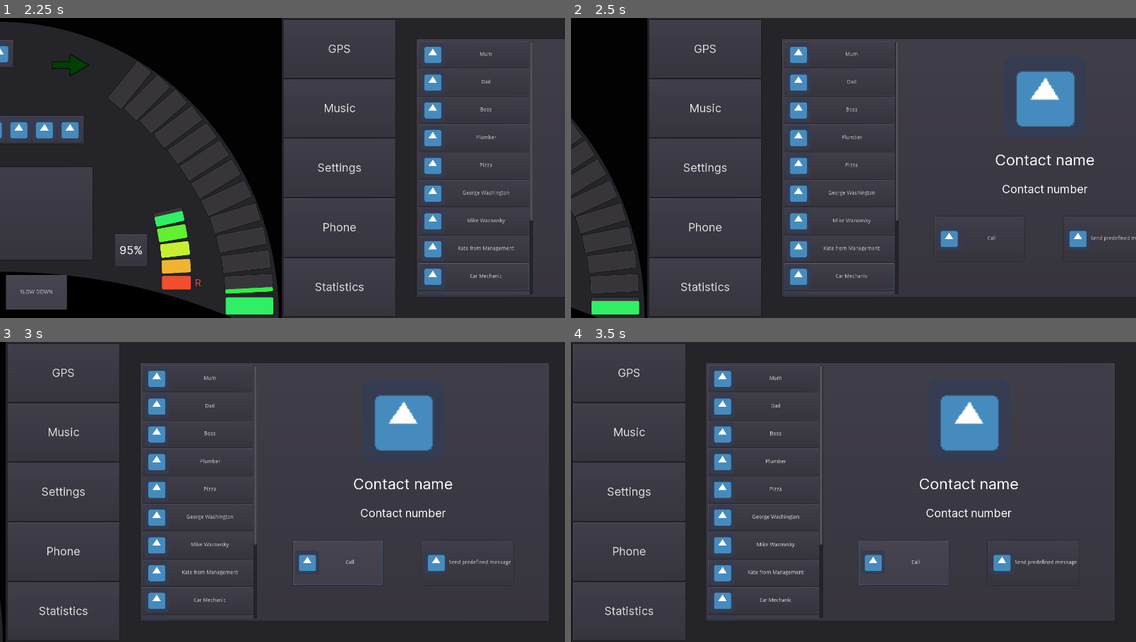
Above: before the commit, frames 1-4 (two rows, left to right).
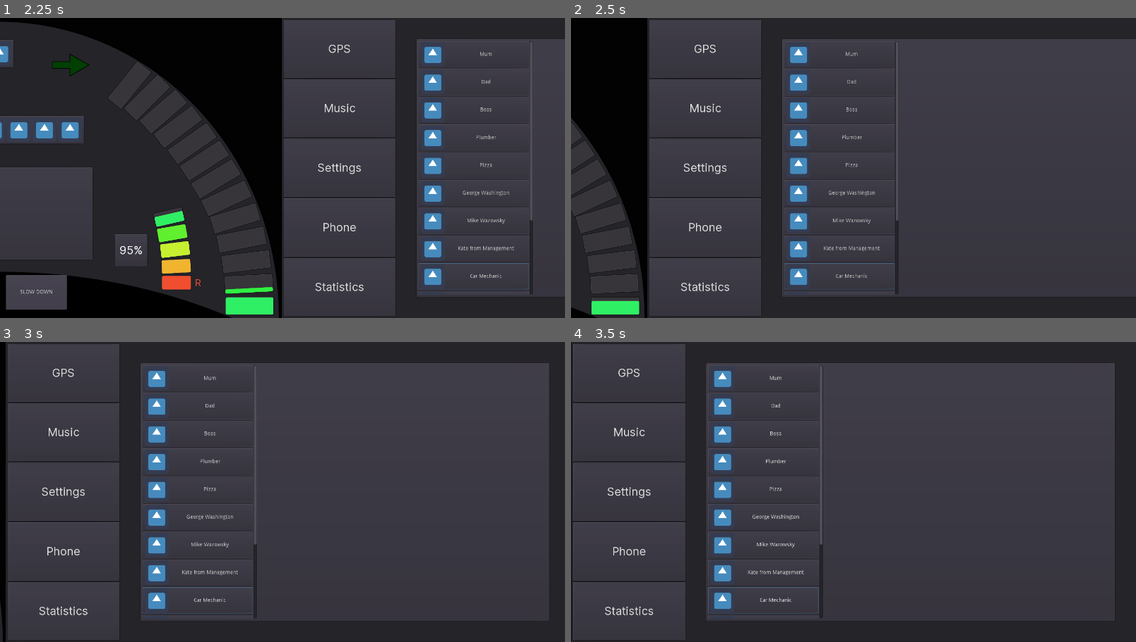
Above: after the commit, the same moments.

Repository: przadkap/car-dashboard
Game: Godot game, scene res://BTWScreen/BehindTheWheelScreen.tscn
The game is run twice, just before and just after one commit, with the same random seed, the same clock (stepped at 60 frames per second) and the same inputs. The engine's default icon, where the game draws it, is replaced by a stand-in: a white triangle on a blue panel in a dark square. Sound files missing from this copy of the repository are replaced by a short silence.
Inputs (mouse positions are in pixels of both pictures, inside the frame that each line leads up to):
- Up to frame 1 (2.25 s): click "ACCELERATE" at 0.5 s; click "SLOW DOWN" at 1.25 s; tap Enter at 2 s; hold Right from 2.03 s (still down); tap 0 at 2.1 s
- Up to frame 2 (2.5 s): keep holding Right
- Up to frame 3 (3 s): release Right at 2.75 s; click (350, 564) at 2.75 s, where only the run before the commit has a clickable "Call"
- Up to frame 4 (3.5 s): no input

Frame 1 is identical in both runs. In frame 2, 2.7% of the frame differs, in the area x 65-100%, y 17-77%; in frame 3, 2.9%; in frame 4, 2.9%, in the area x 24-90%, y 17-91%.

Commit message:
add call sound

Diff:
--- a/Car Dashboard/BTWScreen/BehindTheWheelScreen.tscn
+++ b/Car Dashboard/BTWScreen/BehindTheWheelScreen.tscn
@@ -21,6 +21,10 @@
 [ext_resource path="res://BTWScreen/MultimediaScreen.gd" type="Script" id=19]
 [ext_resource path="res://MMScreen/ContactList.gd" type="Script" id=20]
 [ext_resource path="res://MMScreen/Panel.gd" type="Script" id=21]
+[ext_resource path="res://MMScreen/Phone.gd" type="Script" id=22]
+[ext_resource path="res://music/call.ogg" type="AudioStream" id=23]
+[ext_resource path="res://MMScreen/CallButton.gd" type="Script" id=24]
+[ext_resource path="res://MMScreen/CallTimer.gd" type="Script" id=25]
 
 [sub_resource type="DynamicFont" id=1]
 size = 100
@@ -972,6 +976,7 @@
 margin_top = 50.0
 margin_right = 1139.0
 margin_bottom = 740.0
+script = ExtResource( 22 )
 
 [node name="HBoxContainer" type="HBoxContainer" parent="MultimediaScreen/PanelContainer/SideSeparator/Content/Phone"]
 margin_left = 7.0
@@ -1163,45 +1168,55 @@
 size_flags_stretch_ratio = 2.0
 
 [node name="MarginContainer" type="MarginContainer" parent="MultimediaScreen/PanelContainer/SideSeparator/Content/Phone/HBoxContainer/Panel/VBoxContainer/HBoxContainer"]
-margin_right = 338.0
+margin_right = 340.0
 margin_bottom = 219.0
 size_flags_horizontal = 3
 size_flags_vertical = 3
-custom_constants/margin_right = 50
-custom_constants/margin_top = 50
-custom_constants/margin_left = 50
-custom_constants/margin_bottom = 50
+custom_constants/margin_right = 30
+custom_constants/margin_top = 30
+custom_constants/margin_left = 30
+custom_constants/margin_bottom = 30
 
 [node name="Call" type="Button" parent="MultimediaScreen/PanelContainer/SideSeparator/Content/Phone/HBoxContainer/Panel/VBoxContainer/HBoxContainer/MarginContainer"]
-margin_left = 50.0
-margin_top = 50.0
-margin_right = 288.0
-margin_bottom = 169.0
-size_flags_horizontal = 3
-size_flags_vertical = 3
+margin_left = 30.0
+margin_top = 30.0
+margin_right = 310.0
+margin_bottom = 189.0
+size_flags_horizontal = 3
+size_flags_vertical = 3
+toggle_mode = true
 text = "Call"
 icon = ExtResource( 5 )
+script = ExtResource( 24 )
+
+[node name="Timer" type="Timer" parent="MultimediaScreen/PanelContainer/SideSeparator/Content/Phone/HBoxContainer/Panel/VBoxContainer/HBoxContainer/MarginContainer"]
+wait_time = 0.5
+script = ExtResource( 25 )
 
 [node name="MarginContainer2" type="MarginContainer" parent="MultimediaScreen/PanelContainer/SideSeparator/Content/Phone/HBoxContainer/Panel/VBoxContainer/HBoxContainer"]
-margin_left = 342.0
+margin_left = 344.0
 margin_right = 685.0
 margin_bottom = 219.0
 size_flags_horizontal = 3
 size_flags_vertical = 3
-custom_constants/margin_right = 50
-custom_constants/margin_top = 50
-custom_constants/margin_left = 50
-custom_constants/margin_bottom = 50
+custom_constants/margin_right = 30
+custom_constants/margin_top = 30
+custom_constants/margin_left = 30
+custom_constants/margin_bottom = 30
 
 [node name="Message" type="Button" parent="MultimediaScreen/PanelContainer/SideSeparator/Content/Phone/HBoxContainer/Panel/VBoxContainer/HBoxContainer/MarginContainer2"]
-margin_left = 50.0
-margin_top = 50.0
-margin_right = 293.0
-margin_bottom = 169.0
+margin_left = 30.0
+margin_top = 30.0
+margin_right = 311.0
+margin_bottom = 189.0
 size_flags_horizontal = 3
 size_flags_vertical = 3
 text = "Send predefined message"
 icon = ExtResource( 5 )
+
+[node name="CallAudio" type="AudioStreamPlayer" parent="MultimediaScreen/PanelContainer/SideSeparator/Content/Phone"]
+stream = ExtResource( 23 )
+volume_db = -20.0
 
 [node name="MusicAudio" type="AudioStreamPlayer" parent="MultimediaScreen"]
 volume_db = -10.0
@@ -1251,4 +1266,8 @@
 [connection signal="pressed" from="MultimediaScreen/PanelContainer/SideSeparator/Content/Phone/HBoxContainer/Contacts/ContactList/Contact11" to="MultimediaScreen/PanelContainer/SideSeparator/Content/Phone/HBoxContainer/Contacts/ContactList" method="_on_Contact11_pressed"]
 [connection signal="pressed" from="MultimediaScreen/PanelContainer/SideSeparator/Content/Phone/HBoxContainer/Contacts/ContactList/Contact12" to="MultimediaScreen/PanelContainer/SideSeparator/Content/Phone/HBoxContainer/Contacts/ContactList" method="_on_Contact12_pressed"]
 [connection signal="pressed" from="MultimediaScreen/PanelContainer/SideSeparator/Content/Phone/HBoxContainer/Contacts/ContactList/Contact13" to="MultimediaScreen/PanelContainer/SideSeparator/Content/Phone/HBoxContainer/Contacts/ContactList" method="_on_Contact13_pressed"]
+[connection signal="pressed" from="MultimediaScreen/PanelContainer/SideSeparator/Content/Phone/HBoxContainer/Panel/VBoxContainer/HBoxContainer/MarginContainer/Call" to="MultimediaScreen/PanelContainer/SideSeparator/Content/Phone/HBoxContainer/Panel" method="_on_Call_pressed"]
+[connection signal="toggled" from="MultimediaScreen/PanelContainer/SideSeparator/Content/Phone/HBoxContainer/Panel/VBoxContainer/HBoxContainer/MarginContainer/Call" to="MultimediaScreen/PanelContainer/SideSeparator/Content/Phone" method="_on_Call_toggled"]
+[connection signal="toggled" from="MultimediaScreen/PanelContainer/SideSeparator/Content/Phone/HBoxContainer/Panel/VBoxContainer/HBoxContainer/MarginContainer/Call" to="MultimediaScreen/PanelContainer/SideSeparator/Content/Phone/HBoxContainer/Panel/VBoxContainer/HBoxContainer/MarginContainer/Timer" method="_on_Call_toggled"]
+[connection signal="timeout" from="MultimediaScreen/PanelContainer/SideSeparator/Content/Phone/HBoxContainer/Panel/VBoxContainer/HBoxContainer/MarginContainer/Timer" to="MultimediaScreen/PanelContainer/SideSeparator/Content/Phone/HBoxContainer/Panel/VBoxContainer/HBoxContainer/MarginContainer/Call" method="_on_Timer_timeout"]
 [connection signal="finished" from="MultimediaScreen/MusicAudio" to="MultimediaScreen" method="_on_MusicAudio_finished"]
--- /dev/null
+++ b/Car Dashboard/MMScreen/CallButton.gd
@@ -0,0 +1,21 @@
+extends Button
+
+
+var animation_progress = 0
+var contact_name = ""
+
+func _ready():
+	pass # Replace with function body.
+
+
+func _on_Timer_timeout():
+	animation_progress = (animation_progress + 1) % 4
+	text = "Calling " + contact_name
+	for dot in range(0, animation_progress):
+		text += "."
+
+func _toggled(button_pressed):
+	if not(button_pressed):
+		text = "Call"
+	else:
+		text = "Calling " + contact_name
--- /dev/null
+++ b/Car Dashboard/MMScreen/CallTimer.gd
@@ -0,0 +1,23 @@
+extends Timer
+
+
+# Declare member variables here. Examples:
+# var a = 2
+# var b = "text"
+
+
+# Called when the node enters the scene tree for the first time.
+func _ready():
+	pass # Replace with function body.
+
+
+# Called every frame. 'delta' is the elapsed time since the previous frame.
+#func _process(delta):
+#	pass
+
+
+func _on_Call_toggled(button_pressed):
+	if(button_pressed):
+		start()
+	else:
+		stop()
--- a/Car Dashboard/MMScreen/Panel.gd
+++ b/Car Dashboard/MMScreen/Panel.gd
@@ -7,8 +7,11 @@
 
 
 # Called when the node enters the scene tree for the first time.
+
+var current_contact
+
 func _ready():
-	pass # Replace with function body.
+	$VBoxContainer.visible = false
 
 
 # Called every frame. 'delta' is the elapsed time since the previous frame.
@@ -17,5 +20,11 @@
 
 
 func _on_ContactList_contact_changed(new_contact):
+	$VBoxContainer.visible = true
 	$VBoxContainer/Name.text = new_contact["name"]
 	$VBoxContainer/Number.text = new_contact["number"]
+	current_contact = new_contact
+
+
+func _on_Call_pressed():
+	$VBoxContainer/HBoxContainer/MarginContainer/Call.contact_name = current_contact["name"]
--- /dev/null
+++ b/Car Dashboard/MMScreen/Phone.gd
@@ -0,0 +1,23 @@
+extends PanelContainer
+
+
+# Declare member variables here. Examples:
+# var a = 2
+# var b = "text"
+
+
+# Called when the node enters the scene tree for the first time.
+func _ready():
+	pass # Replace with function body.
+
+
+# Called every frame. 'delta' is the elapsed time since the previous frame.
+#func _process(delta):
+#	pass
+
+
+func _on_Call_toggled(button_pressed):
+	if(button_pressed):
+		$CallAudio.play()
+	else:
+		$CallAudio.stop()
Not shown: 7 places in Car Dashboard/BTWScreen/BehindTheWheelScreen.tscn that only renumber resources
Not shown, added: Car Dashboard/music/call.ogg.import
Not shown, added: Car Dashboard/music/call.ogg
